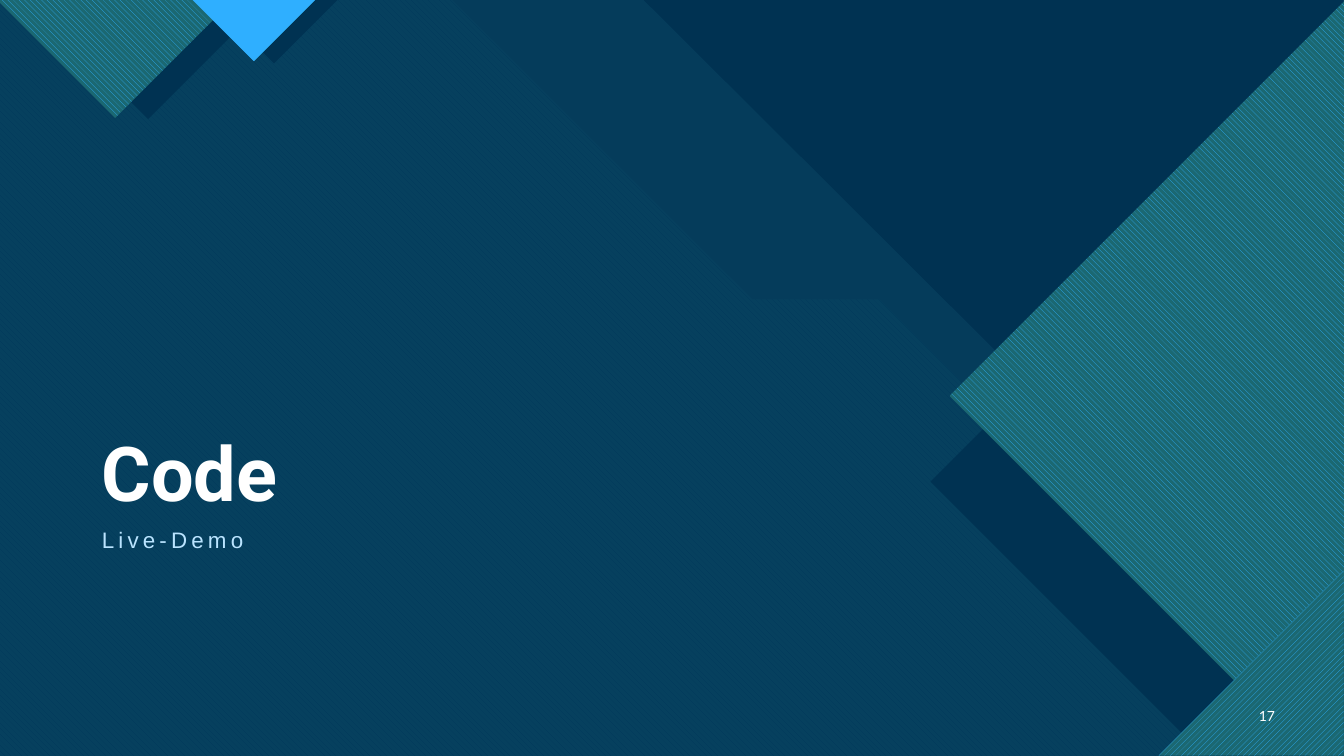
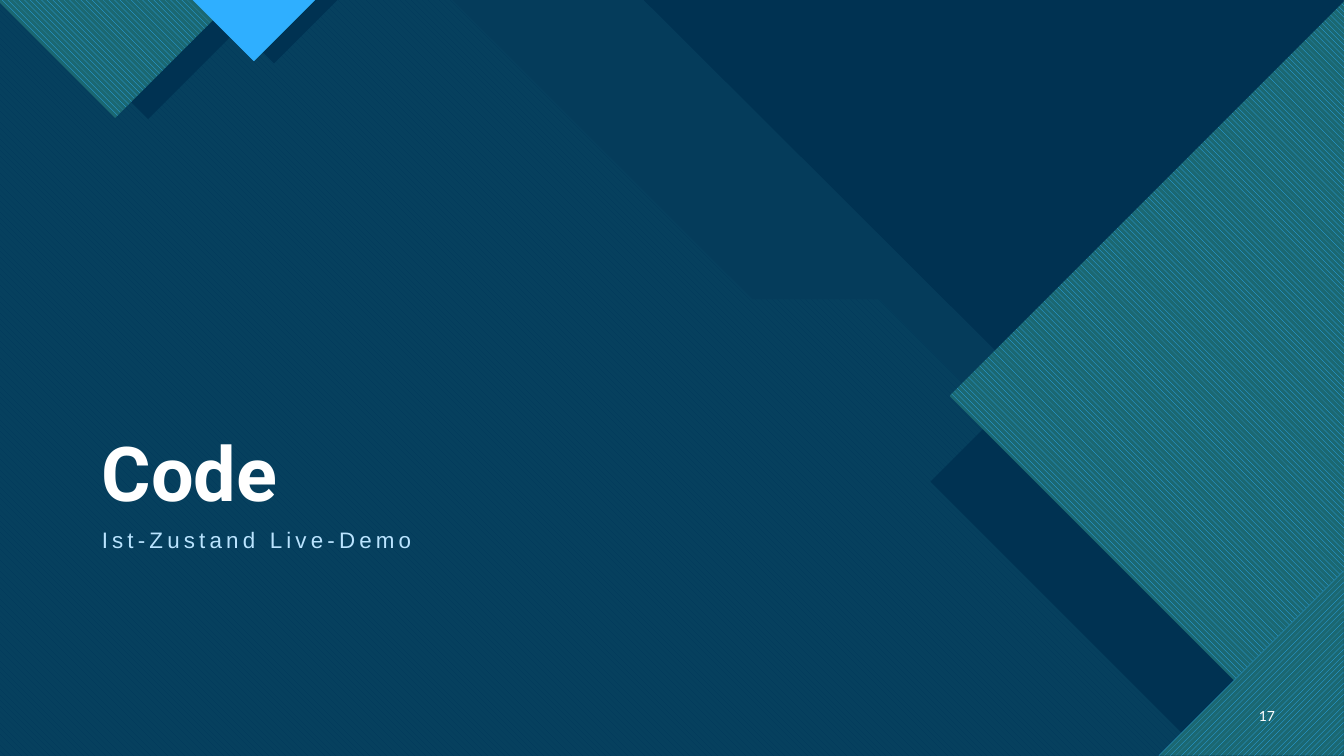
Before and after one commit to TietoLP/IU-Kochbuch, a slide deck: slide 17 of Fallstudie_Kochbuch.pptx. Drawn at 1344x756 pixels with LibreOffice and Linux fonts; fonts in the diff are those of the drawing. Boxes give left, top, right and bottom in pixels: in the first picture for what was removed or moved away, otherwise in the second. Text is boxed around its words. In the diff, an @@ line names an element or a change of style, - is before the commit and + after.

```diff
--- a/Fallstudie_Kochbuch.pptx
+++ b/Fallstudie_Kochbuch.pptx
@@ text at <box>102,532,411,548</box>: text changed @@
-Live-Demo
+Ist-Zustand Live-Demo
```
Also in this commit, not shown: 4 other slides changed, 1 slide added.
